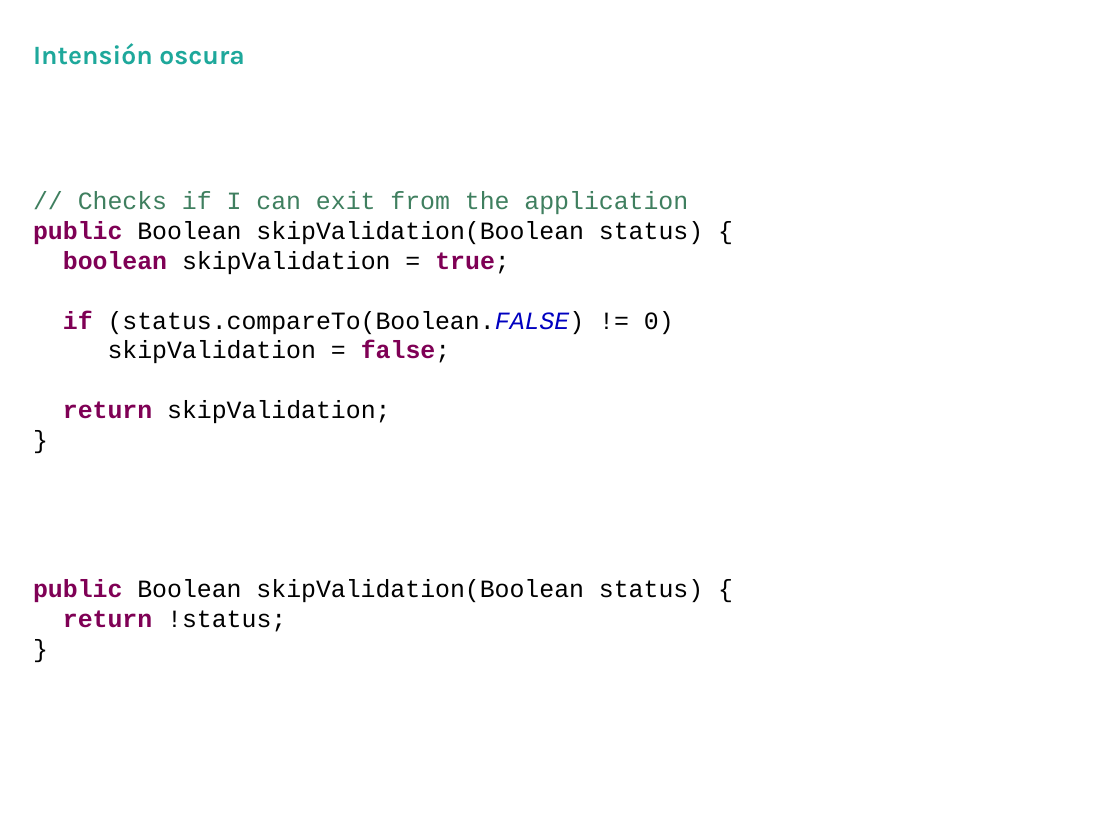
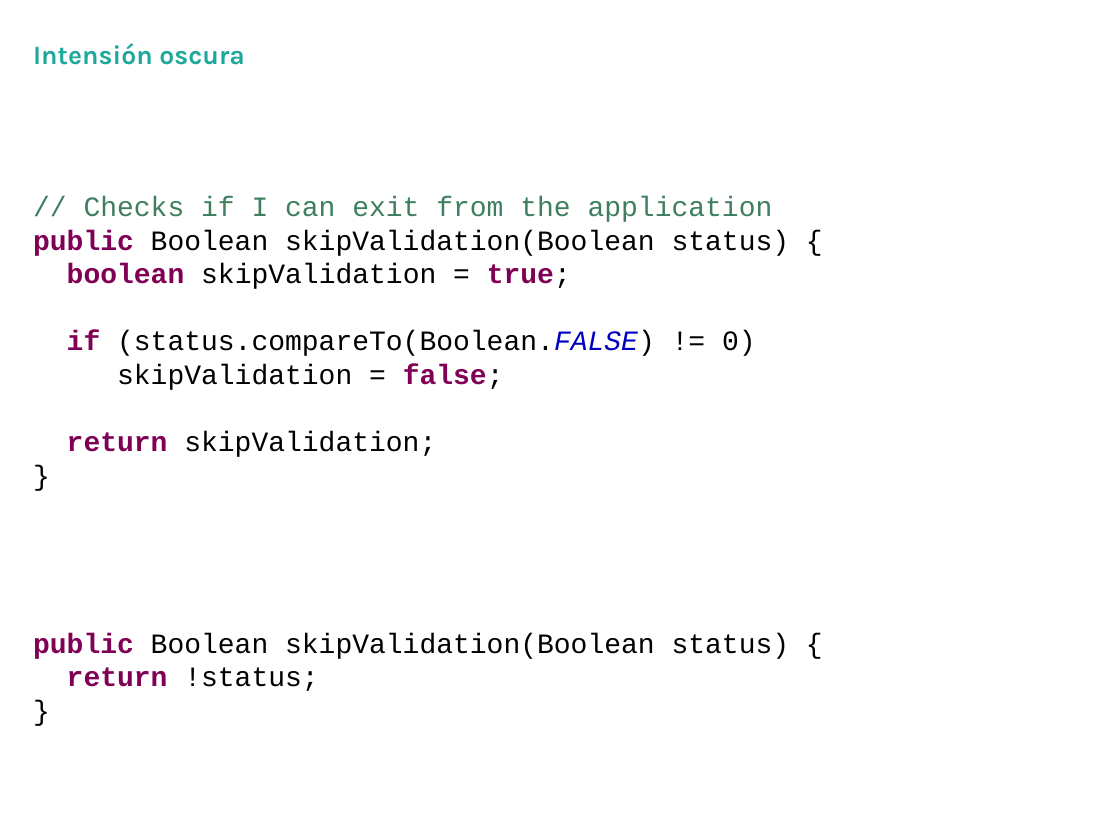
Before and after one commit to hexacta/HexactaLabs-Java, a slide deck: slide 36 of documentacion/HexactaLabs-CleanCode_v1.1.pptx. Drawn at 1120x840 pixels with LibreOffice and Linux fonts; fonts in the diff are those of the drawing; background and template pictures are left out. Boxes give left, top, right and bottom in pixels: in the first picture for what was removed or moved away, otherwise in the second. Text is boxed around its words. In the diff, an @@ line names an element or a change of style, - is before the commit and + after.

```diff
--- a/documentacion/HexactaLabs-CleanCode_v1.1.pptx
+++ b/documentacion/HexactaLabs-CleanCode_v1.1.pptx
@@ text "// Checks if I can ..." at box(33, 196, 790, 691): size 16 to 18 pt @@
```
Also in this commit, not shown: 25 other slides changed.
